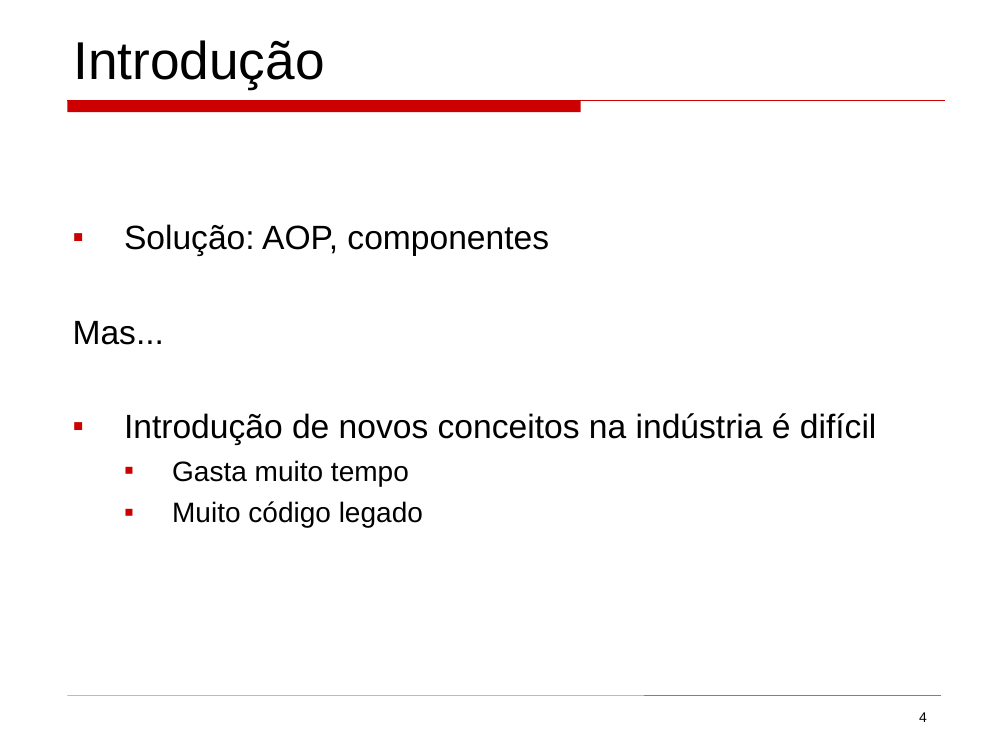
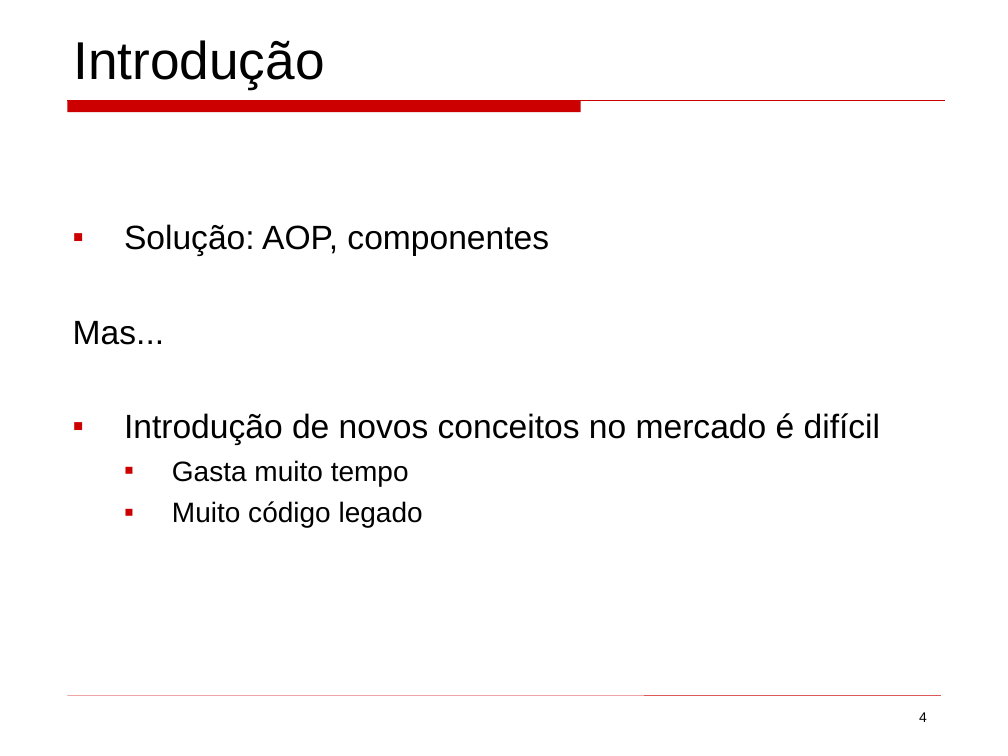
Before and after one commit to mateus51/TPs, a slide deck: slide 4 of ArqSoft/Seminários/background_colors_program_comprehension.ppt. Drawn at 1008x756 pixels with LibreOffice and Linux fonts; fonts in the diff are those of the drawing. Boxes give left, top, right and bottom in pixels: in the first picture for what was removed or moved away, otherwise in the second. Text is boxed around its words. In the diff, an @@ line names an element or a change of style, - is before the commit and + after.

```diff
--- a/ArqSoft/Seminários/background_colors_program_comprehension.ppt
+++ b/ArqSoft/Seminários/background_colors_program_comprehension.ppt
@@ text at [124, 413, 881, 445]: text changed @@
-▪ Introdução de novos conceitos na indústria é difícil
+▪ Introdução de novos conceitos no mercado é difícil
```
Also in this commit, not shown: 1 other slide changed, 8 slides added, 26 slides removed.
